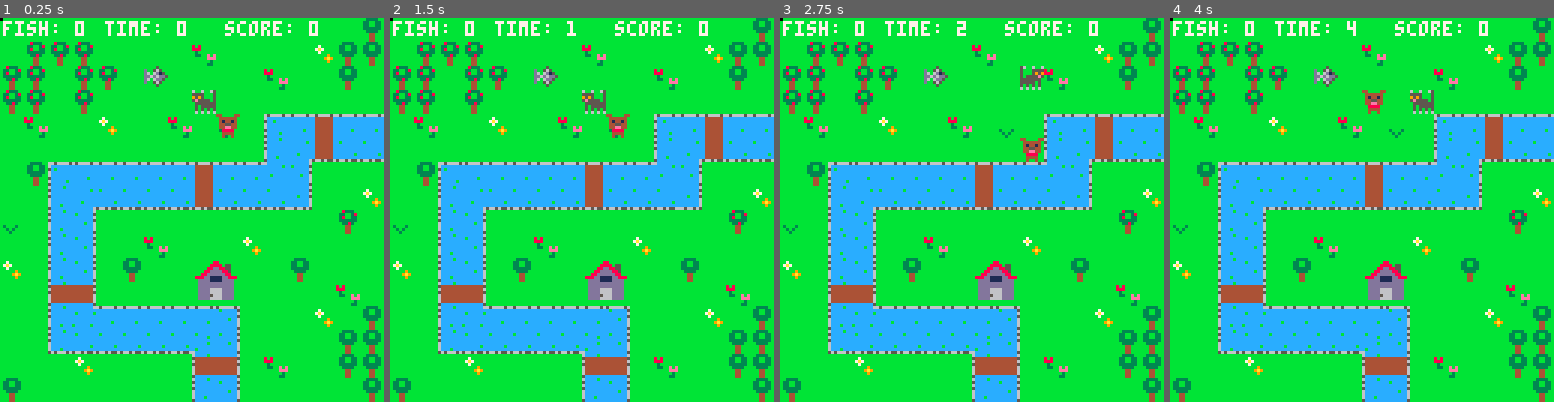
Above: before the commit, frames 1-4 (left to right).
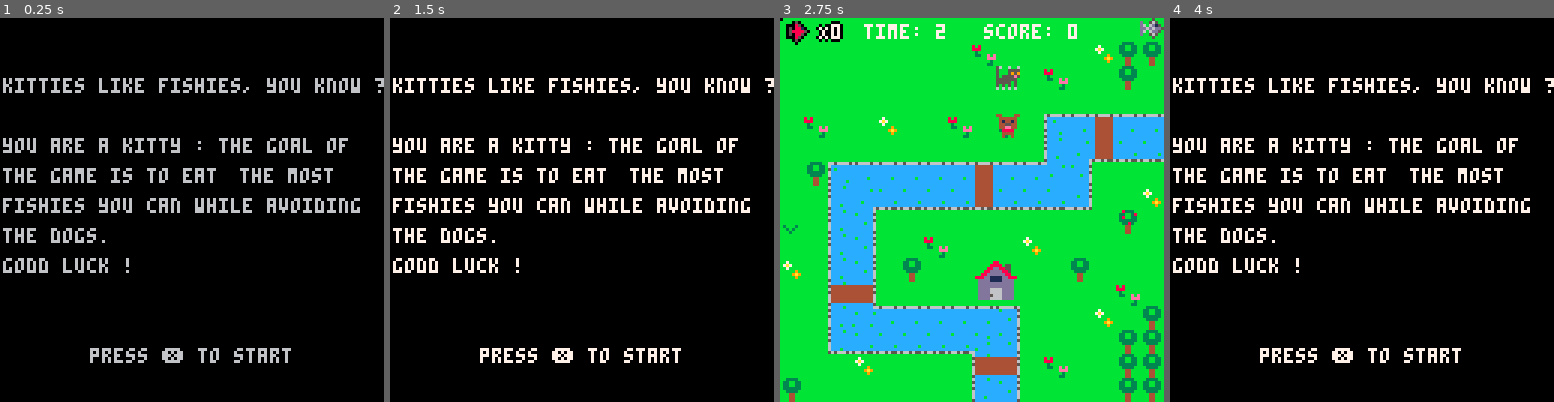
Above: after the commit, the same moments.

Repository: adatechschool/projet-collectif---pico-8-pico-8-cmc
Game: PICO-8 cartridge kitties_like_fishies.p8
The game is run twice, just before and just after one commit, with the same random seed, the same clock (stepped at 60 frames per second) and the same inputs.
Inputs:
- Up to frame 1 (0.25 s): no input
- Up to frame 2 (1.5 s): tap X (X key) at 0.33, 1.07 s
- Up to frame 3 (2.75 s): hold Right 1.6-2.1 s; tap X (X key) at 1.85 s; hold Up 2.15-2.42 s; hold Right from 2.47 s (still down)
- Up to frame 4 (4 s): tap X (X key) at 2.97 s; release Right at 3.03 s; hold Left 3.08-3.58 s; hold Down 3.63-3.97 s

The runs differ from the first frame. In frame 1, 100% of the frame differs, in the area x 0-100%, y 0-100%; in frame 2, 100%; in frame 3, 5.1%; in frame 4, 100%.

Commit message:
last merge with Marielle : fish score, start and end screen

Diff:
--- a/kitties_like_fishies.p8
+++ b/kitties_like_fishies.p8
@@ -6,6 +6,10 @@
 function _init()
 --music
 	sfx(3)
+--scene
+	scene='menu'
+--test
+	loghs=true
 --score
 	fish=0
 	game_over=false
@@ -21,7 +25,50 @@
 end
 
 function _update()
- cat_movement()
+	if scene=='menu' then
+		update_menu()
+	elseif scene=='game' then
+		update_game()
+	end
+end
+
+function _draw()
+	if scene=='menu' then
+		draw_menu()
+	elseif scene=='game' then
+		draw_game()
+	end
+end
+
+-->8
+--menu-game-end
+
+--for menu
+
+function update_menu()
+	if btnp(❎) then
+		scene='game'
+	end
+end
+
+function draw_menu()
+	cls()
+	print('kitties like fishies, you know ?',1,20)
+	print('you are a kitty : the goal of',1,40)
+	print('the game is to eat	the most',1,50)
+	print('fishies you can while avoiding',1,60)
+	print('the dogs.',1,70)
+	print('godd luck !',1,80)
+	print('press ❎ to start',30,110)
+end
+
+--for game
+
+function update_game()
+	if btnp(❎) then
+		scene='menu'
+	end
+	cat_movement()
  dog_movement(dogs)
  update_camera()
  update_explosions()
@@ -31,42 +78,77 @@
 	end
 end
 
-function _draw()
+function draw_game()
 	cls()
 	draw_map()
 	draw_explosions()
- draw_sprites()
+	draw_sprites()
+ draw_fishies()
 --safe space
-	print('kitty is in a safe place !!!',148,65,8)
+	print('kitty is in a safe place !',135,58,8)
 --game over
 	if game_over==true then
 		sfx(-1,0)
-		print('game over !',20,55,0)
-		print('it took you '
-			..finish_time..' sec',
-			35,68,0)
-		if fish<1 then
-			print(' to eat '
-				..fish..' fish !',
-				35,75,0)
-		else
-			print(' to eat '
-				..fish..' fishies !',
-				35,75,0)
-		end
-		local score=round(fish/finish_time*10,2)
-		print('score: '..score,75,1,7)
+		draw_end()
 	else
 		local score=round(fish/time()*10,2)
-		print('fish: '..fish,1,1,7)
-		print('time: '..flr(time()),35,1,7)
-		print('score: '..score,75,1,7)
-	end
-end
-
--->8
--- functions create and draw
--- sprites
+		--print('fish: '..fish,1,1,7)
+		print('time: '..flr(time()),28,2,7)
+		print('score: '..score,68,2,7)
+	end
+end
+
+--interface game
+
+function draw_fishies()
+	camera()
+	palt(0,false)
+	palt(11,true)
+	spr(38,2,1)
+	palt()
+	print_contour('X'..fish,13,2,7)
+end
+
+function print_contour(text,x,y)
+	print(text,x-1,y,0)
+	print(text,x+1,y,0)
+	print(text,x,y-1,0)
+	print(text,x,y+1,0)
+
+	print(text,x,y,7)
+end
+
+--for end
+
+function draw_end()
+ if loghs then
+  --won. type in name
+  --for highscore list
+  local _y=12
+  local score=round(fish/finish_time*10,2)
+
+  rectfill(0,_y,128,_y+100,1)
+  print("🐱 you end the game !🐱",26,_y+4,14)
+  print('it took you '..finish_time..' sec',10,_y+19,7)
+
+		if fish<1 then
+			print('to eat '..fish..' fish !',10,_y+29,7)
+		else
+			print('to eat '..fish..' fishies !',10,_y+29,7)
+		end
+
+		print('your score is : '..score,10,_y+39,8)
+  print('enter your initials',10,_y+49,7)
+  print('for the high score list.',10,_y+59,7)
+  print('aaa',59,_y+74)
+
+  print("use ⬅️➡️❎🅾️",38,_y+89,6)
+ else
+ end
+end
+
+-->8
+-- functions sprites
 
 function create_cat()
  for i=1,1 do
@@ -167,34 +249,7 @@
 
 
 -->8
---functions explosions
-
-function create_explosion(x,y)
-	add(explosions,{x=x,
-																	y=y,
-																	timer=0})
-end
-
-function update_explosions()
-	for e in all(explosions) do
-		e.timer+=1
-		if e.timer==13 then
-			del(explosions,e)
-		end
-	end
-end
-
-function draw_explosions()
-	circ(x,y,rayon,couleur)
-	for e in all(explosions) do
-	circ(e.x,
-						e.y,
-						e.timer/3,
-						8+e.timer%3)
-	end
-end
--->8
--- functions sprites'movements
+-- functions movements
 
 function cat_movement()
 	for c in all(cats) do
@@ -273,12 +328,70 @@
 		end
 	end
 end
--->8
-function round(num,n)
-  local mult = 10^(n or 0)
-  return flr(num * mult
-  + 0.5) / mult
-end
+
+
+-->8
+--functions explosions
+
+function create_explosion(x,y)
+	add(explosions,{x=x,
+																	y=y,
+																	timer=0})
+end
+
+function update_explosions()
+	for e in all(explosions) do
+		e.timer+=1
+		if e.timer==13 then
+			del(explosions,e)
+		end
+	end
+end
+
+function draw_explosions()
+	circ(x,y,rayon,couleur)
+	for e in all(explosions) do
+	circ(e.x,
+						e.y,
+						e.timer/3,
+						8+e.timer%3)
+	end
+end
+-->8
+--others
+
+function round(num, numdecimalplaces)
+  local mult = 10^(numdecimalplaces or 0)
+  return flr(num * mult + 0.5) / mult
+end
+
+function game_over()
+	--game over
+	if game_over==true then
+		sfx(-1,0)
+		print('game over !',20,55,0)
+		print('it took you '
+			..finish_time..' sec',
+			35,68,0)
+		if fish<1 then
+			print(' to eat '
+				..fish..' fish !',
+				35,75,0)
+		else
+			print(' to eat '
+				..fish..' fishies !',
+				35,75,0)
+		end
+		local score=round(fish/finish_time*10,2)
+		print('score: '..score,75,1,7)
+	else
+		local score=round(fish/time()*10,2)
+		print('fish: '..fish,1,1,7)
+		print('time: '..flr(time()),35,1,7)
+		print('score: '..score,75,1,7)
+	end
+end
+
 __gfx__
 0000000044000044560060060070007000005000bb3333bbbbbbbbbbbbb566bbbbbbbbbb77cccc77bbbbbbbbbbb566bbcccccccc65666656ccccccccc444444c
 00000000044444405000555500555550d0056500b33bb33b8b8bbbbbb6666656bb7bbbbbccccccccbbbbbbbbb6666656cbcccccccccccccccbccccccc444444c
@@ -296,14 +409,14 @@
 c444444c6cccccccccccccc65ccccccc6cccccccccccccc6ccccbcc6cccbcccccccccccc5ccccccc44444446644444446cccccccccccccccccccccc6cccccccc
 c444444c6cccbcccccccccc66ccccbcc6ccbccccccccccc6ccccccc6cccccccccccccccc6cccccbc44444446644444446cccbcccbcccccbcccccccc6cbcccccc
 c444444c5cccccccccccccc55ccccccc5cccccc666566565ccccccc5ccccccc6cccccccc5cccccccccccccc55ccccccc56566656ccccccccccccccc56ccccccc
-44000044560060066566566656656656bbbbbbbbbbbbbbbb00000000000000000000000000000000000000000000000000000000000000000000000000000000
-0444444050005555ccccccccccccccccbbbbbbb88bbbbbbb00000000000000000000000000000000000000000000000000000000000000000000000000000000
-0414414050005959cc522ccc1ccccc5cbbbbbb8888b55bbb00000000000000000000000000000000000000000000000000000000000000000000000000000000
-04455440505555e5ccc522c111ccc52cbbbbb88dd8855bbb00000000000000000000000000000000000000000000000000000000000000000000000000000000
-044ee44055555550cccc5221111c522cbbbb88dddd885bbb00000000000000000000000000000000000000000000000000000000000000000000000000000000
-0088880055555550ccccc522111522ccbbb88dddddd88bbb00000000000000000000000000000000000000000000000000000000000000000000000000000000
-0044440005500550cccc115211522cccb888dd1111dd888b00000000000000000000000000000000000000000000000000000000000000000000000000000000
-000450000d600d60ccc11115152211ccbbdddd1111ddddbb00000000000000000000000000000000000000000000000000000000000000000000000000000000
+44000044560060066566566656656656bbbbbbbbbbbbbbbbbb050bbb000000000000000000000000000000000000000000000000000000000000000000000000
+0444444050005555ccccccccccccccccbbbbbbb88bbbbbbb000850bb000000000000000000000000000000000000000000000000000000000000000000000000
+0414414050005959cc522ccc1ccccc5cbbbbbb8888b55bbb0508810b000000000000000000000000000000000000000000000000000000000000000000000000
+04455440505555e5ccc522c111ccc52cbbbbb88dd8855bbb05888850000000000000000000000000000000000000000000000000000000000000000000000000
+044ee44055555550cccc5221111c522cbbbb88dddd885bbb0508850b000000000000000000000000000000000000000000000000000000000000000000000000
+0088880055555550ccccc522111522ccbbb88dddddd88bbb000850bb000000000000000000000000000000000000000000000000000000000000000000000000
+0044440005500550cccc115211522cccb888dd1111dd888bbb050bbb000000000000000000000000000000000000000000000000000000000000000000000000
+000450000d600d60ccc11115152211ccbbdddd1111ddddbbbbb0bbbb000000000000000000000000000000000000000000000000000000000000000000000000
 bbbbbbbbbb8333bbccc11115551111ccbbddddddddddddbb00000000000000000000000000000000000000000000000000000000000000000000000000000000
 bbbbbbbbb33bb38bcccc922595999cccbbddddddddddddbb00000000000000000000000000000000000000000000000000000000000000000000000000000000
 bbbbbbbbb38bb33bcccc225992599cccbbdddd6666ddddbb00000000000000000000000000000000000000000000000000000000000000000000000000000000
@@ -313,13 +426,13 @@
 bb3b3bbbbbb44bbbcc5c99955599225cbbbbbbbbbbbbbbbb00000000000000000000000000000000000000000000000000000000000000000000000000000000
 bbb3bbbbbbb44bbb5666656666656666bbbbbbbbbbbbbbbb00000000000000000000000000000000000000000000000000000000000000000000000000000000
 __gff__
-0001000002010001000100000101010000010101010101010101000001010101000000010101000000000000000000000001010101010000000000000000000000000000000000000000000000000000000000000000000000000000000000000000000000000000000000000000000000000000000000000000000000000000
+0000000002010001000100000101010000010101010101010101000001010101000001010101020000000000000000000001010101010000000000000000000000000000000000000000000000000000000000000000000000000000000000000000000000000000000000000000000000000000000000000000000000000000
 0000000000000000000000000000000000000000000000000000000000000000000000000000000000000000000000000000000000000000000000000000000000000000000000000000000000000000000000000000000000000000000000000000000000000000000000000000000000000000000000000000000000000000
 __map__
-0a0a0a0a0a0a0a0a0a0a0a0a0a0a0a05050a050a0a0a11160a0a0a0a300a0a0a0a0a0a0a0a0a0a0a0a0a0a0a0a0a0a0a0a0a000000000000000000000000000000000000000000000000000000000000000000000000000000000000000000000000000000000000000000000000000000000000000000000000000000000000
-0a3131310a0a0a0a060a0a0a0a0805050a050a0a0a0a11160a0a0a0a0a0a0a0a0a0a0a0a0a0a0a0a0a0a0a0a0a0a0a0a0a0a000000000000000000000000000000000000000000000000000000000000000000000000000000000000000000000000000000000000000000000000000000000000000000000000000000000000
-31310a31310a0a0a0a0a0a060a0a050a300a0a08300a1b1a0a0a0a0a0a300a0a080a0a0a0a0a0a0a0a0a0a0a0a0a0a0a0a0a000000000000000000000000000000000000000000000000000000000000000000000000000000000000000000000000000000000000000000000000000000000000000000000000000000000000
-31310a310a0a0a0a0a0a0a0a0a0a0a0a080a0a0a0a0a11160a0a0a0a0a0a05310a0a0a0a0a0a0a0a0a0a0a0a0a0a0a0a0a0a000000000000000000000000000000000000000000000000000000000000000000000000000000000000000000000000000000000000000000000000000000000000000000000000000000000000
+0a0a0a0a0a0a0a0a0a0a0a0a0a0a0a0a0a0a0a0a0a0a11160a0a0a0a300a0a0a0a0a0a0a0a0a0a0a0a0a0a0a0a0a0a0a0a0a000000000000000000000000000000000000000000000000000000000000000000000000000000000000000000000000000000000000000000000000000000000000000000000000000000000000
+0a0a0a0a0a0a0a0a060a0a0a0a0805050a0a0a0a0a0a11160a0a0a0a0a0a0a0a0a0a0a0a0a0a0a0a0a0a0a0a0a0a0a0a0a0a000000000000000000000000000000000000000000000000000000000000000000000000000000000000000000000000000000000000000000000000000000000000000000000000000000000000
+0a0a0a0a0a0a0a0a0a0a0a060a0a050a300a0a08300a1b1a0a0a0a0a0a300a0a080a0a0a0a0a0a0a0a0a0a0a0a0a0a0a0a0a000000000000000000000000000000000000000000000000000000000000000000000000000000000000000000000000000000000000000000000000000000000000000000000000000000000000
+0a0a0a0a0a0a0a0a0a0a0a0a0a0a0a0a080a0a0a0a0a11160a0a0a0a0a0a05310a0a0a0a0a0a0a0a0a0a0a0a0a0a0a0a0a0a000000000000000000000000000000000000000000000000000000000000000000000000000000000000000000000000000000000000000000000000000000000000000000000000000000000000
 0a060a0a080a0a060a300a130d100d0d0d0d0d0d22231d160a0a0a0a310a0a31050a0a0a0a0a0a0a0a0a0a0a0a0a0a0a0a0a000000000000000000000000000000000000000000000000000000000000000000000000000000000000000000000000000000000000000000000000000000000000000000000000000000000000
 0a0a0a0a0a0a0a0a0a0a0a11170f0e0e0e0e0e0e32330e150a0a0a080a31050a0a0a0a0a0a0a0a0a0a0a0a0a0a0a0a0a0a0a000000000000000000000000000000000000000000000000000000000000000000000000000000000000000000000000000000000000000000000000000000000000000000000000000000000000
 0a05190d0d0d0d0d100d0d18120a0a0a080a0a0a0a0a300a0a0a0a0a0a050a060a0a0a0a0a0a0a0a0a0a0a0a0a0a0a0a0a0a000000000000000000000000000000000000000000000000000000000000000000000000000000000000000000000000000000000000000000000000000000000000000000000000000000000000
@@ -331,14 +444,12 @@
 0a0a111d0d0d0d0d0d1e0a0a0a080a05050a0a0a0a0a050a0a0a0a0a0a0a0a0a0a0a0a0a0a0a0a0a0a0a0a0a0a0a0a0a0a0a000000000000000000000000000000000000000000000000000000000000000000000000000000000000000000000000000000000000000000000000000000000000000000000000000000000000
 0a0a1c0e0e0e0e0e1f120a0a0a0a05050505050a0a0a0a0a0a0a080a0a0a0a300a0a0a0a0a0a0a0a0a0a0a0a0a0a0a0a0a0a000000000000000000000000000000000000000000000000000000000000000000000000000000000000000000000000000000000000000000000000000000000000000000000000000000000000
 0a0a0a080a0a0a0a1b1a0a060a0a05050505050a080a0a0a060a0a0a0a0a0a0a0a0a0a0a0a0a0a0a0a0a0a0a0a0a0a0a0a0a000000000000000000000000000000000000000000000000000000000000000000000000000000000000000000000000000000000000000000000000000000000000000000000000000000000000
-050a0a0a0a0a0a0a11120a0a0a0a0a050a050a0a0a0a0a0a0a3131313131310a0a0a0a0a0a0a0a0a0a0a0a0a0a0a0a0a0a0a000000000000000000000000000000000000000000000000000000000000000000000000000000000000000000000000000000000000000000000000000000000000000000000000000000000000
-0000000000000000002626260000000000000000000000000026262626262626000000000000000000000000000000000000000000000000000000000000000000000000000000000000000000000000000000000000000000000000000000000000000000000000000000000000000000000000000000000000000000000000
-0000000000000026000000000000000000000000000000000000000000000000000000000000000000000000000000000000000000000000000000000000000000000000000000000000000000000000000000000000000000000000000000000000000000000000000000000000000000000000000000000000000000000000
-0000000000000026000000000000000000000000000000000000000000000000000000000000000000000000000000000000000000000000000000000000000000000000000000000000000000000000000000000000000000000000000000000000000000000000000000000000000000000000000000000000000000000000
-…(7 lines of a section not shown)…
+050a0a0a0a0a0a0a11120a0a0a0a050505050a0a0a0a0a0a0a0a0a0a0a0a0a0a0a0a0a0a0a0a0a0a0a0a0a0a0a0a0a0a0a0a000000000000000000000000000000000000000000000000000000000000000000000000000000000000000000000000000000000000000000000000000000000000000000000000000000000000
+0000000000000000000000000000000000000000000000000031313131313131000000000000000000000000000000000000000000000000000000000000000000000000000000000000000000000000000000000000000000000000000000000000000000000000000000000000000000000000000000000000000000000000
+…(7 lines of a section not shown)…
